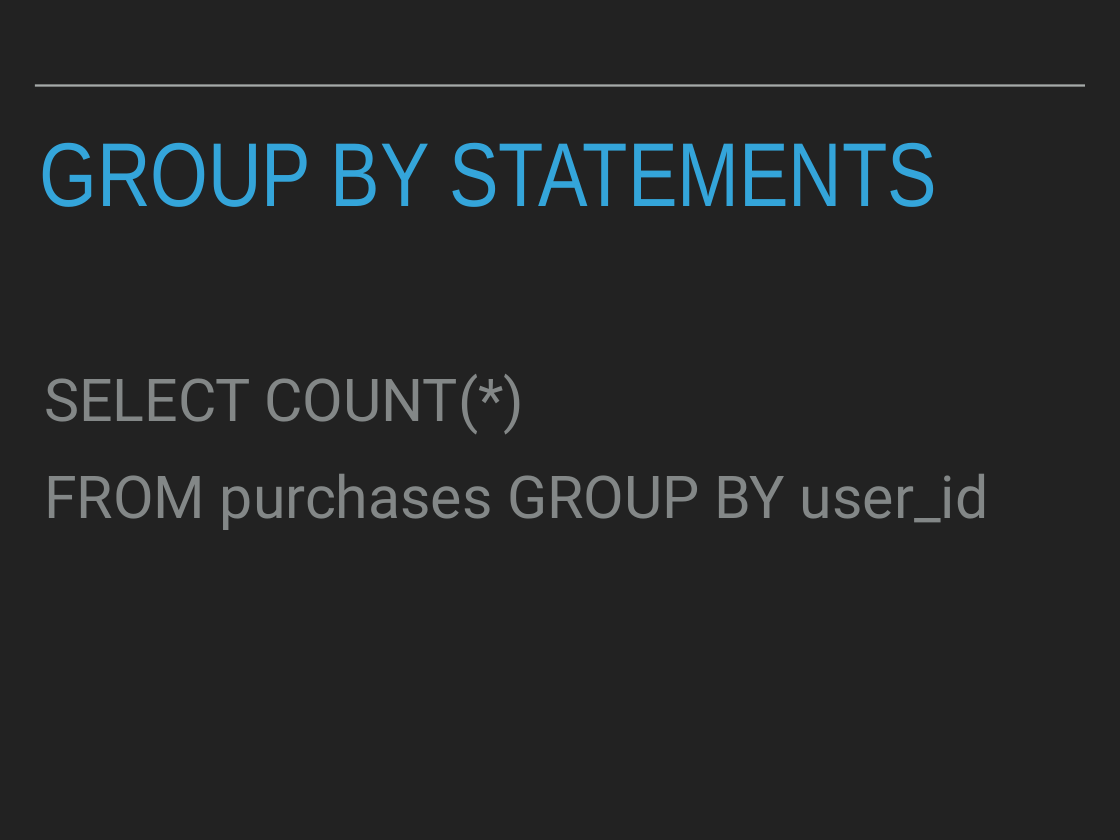
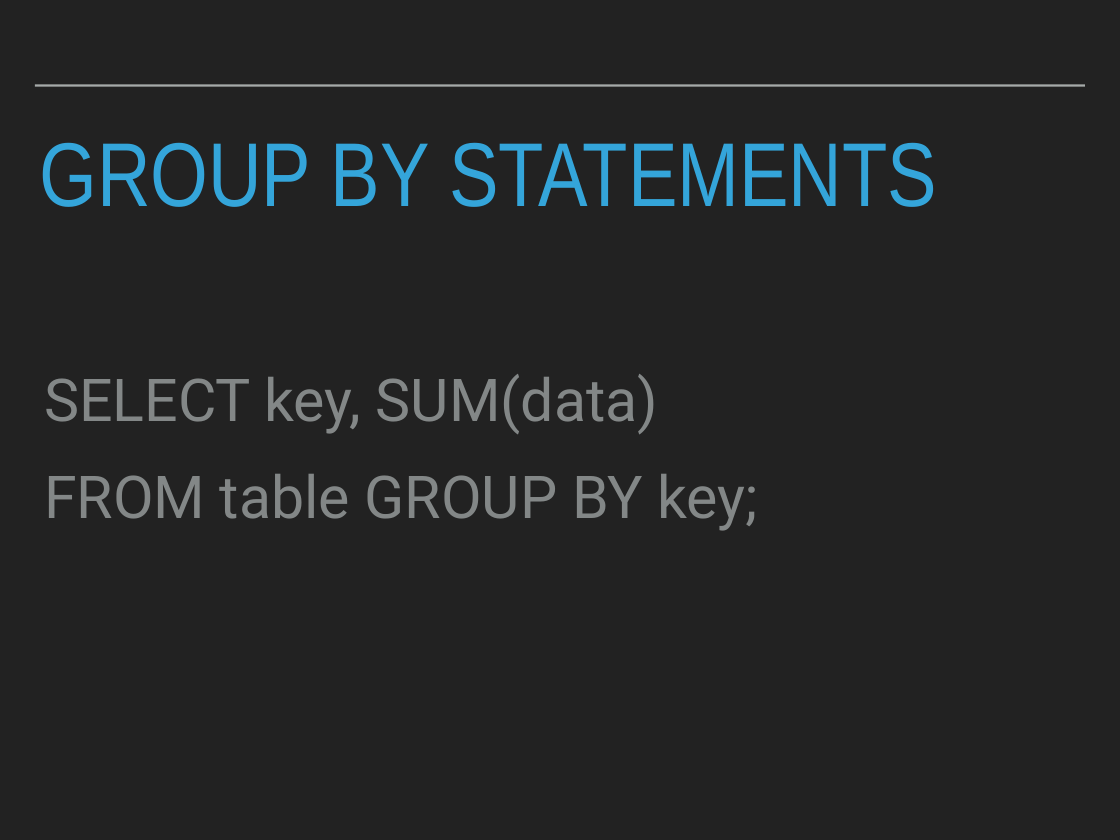
Before and after one commit to robcarrington/sqlbootcamp, a slide deck: slide 14 of Session 3/Session3.pptx (slide 12 before the commit). Drawn at 1120x840 pixels with LibreOffice and Linux fonts; fonts in the diff are those of the drawing. Boxes give left, top, right and bottom in pixels: in the first picture for what was removed or moved away, otherwise in the second. Text is boxed around its words. In the diff, an @@ line names an element or a change of style, - is before the commit and + after.

```diff
--- a/Session 3/Session3.pptx
+++ b/Session 3/Session3.pptx
@@ text at (44, 374, 758, 531): text changed @@
-SELECT COUNT(*)
-FROM purchases GROUP BY user_id
+SELECT key, SUM(data)
+FROM table GROUP BY key;
```
Also in this commit, not shown: 1 other slide changed, 10 slides added, 16 slides removed, 11 other files.
